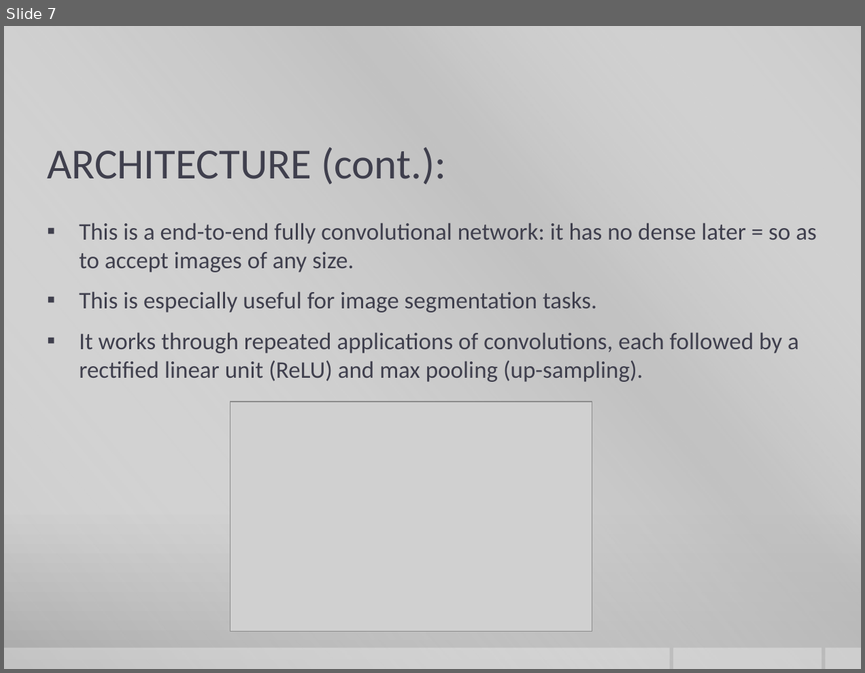
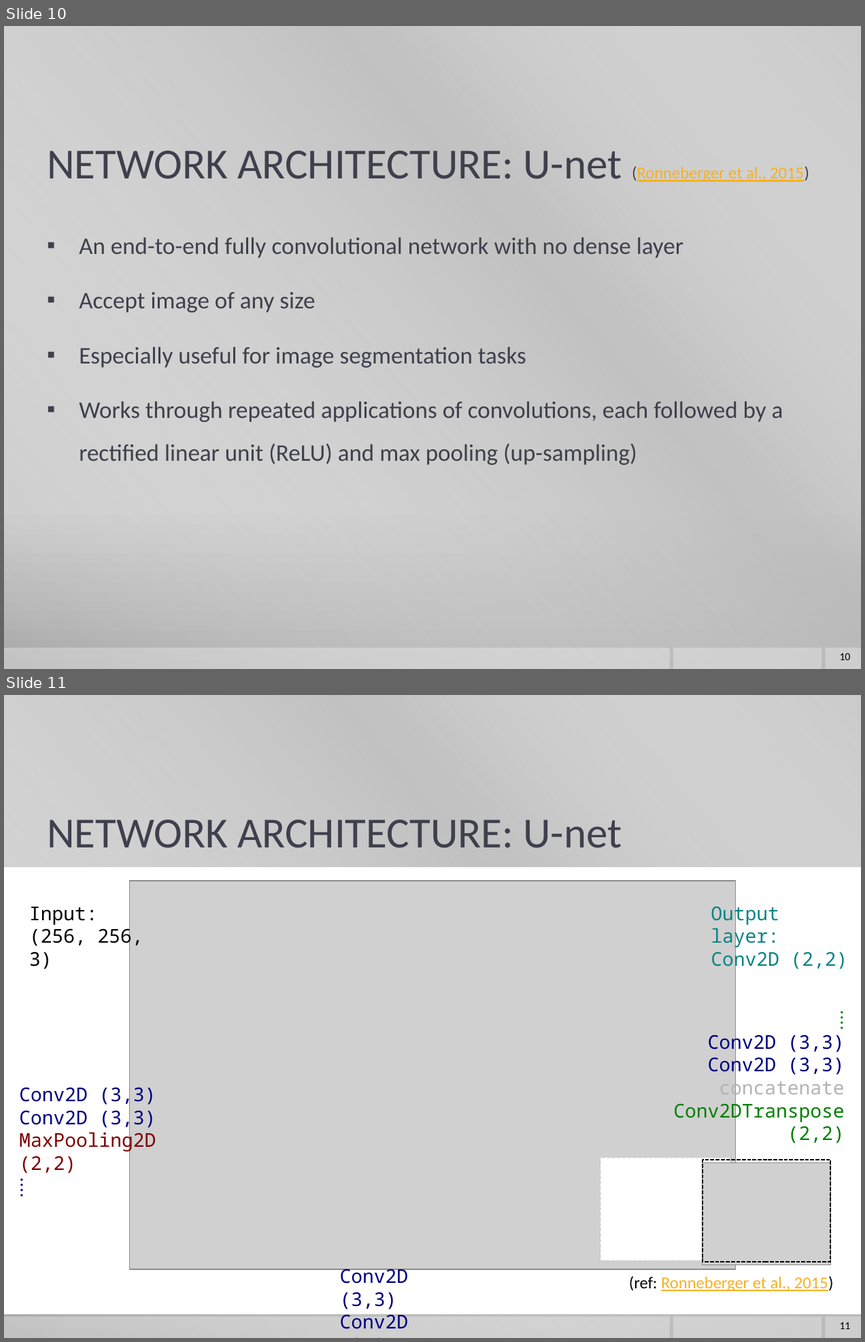
Before and after one commit to yej117/Image_Segmentation_Deep_Learning, a slide deck: IMAGE SEGMENTATION.pptx. Shown one above the other, each under a label of ours: slide 7 before the commit, slides 10 and 11 after it. The pictures are 865x673 and 865x1342 pixels, drawn with LibreOffice and Linux fonts; fonts in the diff are those of the drawing; grey boxes stand for pictures; background and template pictures are left out. Boxes give left, top, right and bottom in pixels: in the first picture for what was removed or moved away, otherwise in the second. Text is boxed around its words. In the diff, an @@ line names an element or a change of style, - is before the commit and + after.

```diff
--- a/IMAGE SEGMENTATION.pptx
+++ b/IMAGE SEGMENTATION.pptx
@@ slide 11 added at (4,695,861,1338), background gradient #CBCBCB to #C8C8C8 to #A7A7A7; not listed: 4 template elements that a slide beside it also shows @@
@@ title added at (47,819,621,848), 36 pt, text #3F3F4D @@
+NETWORK ARCHITECTURE: U-net
@@ rectangle added at (4,868,861,1314), fill #FFFFFF, outline #FFFFFF 1.1 pt @@
@@ picture added at (129,881,735,1269) @@
@@ text added at (29,906,143,969), 16 pt, text #000000 @@
+Input:
+(256, 256, 3)
@@ text added at (711,902,847,970), 16 pt, text #0A8484 @@
+Output layer:
+Conv2D (2,2)
@@ text added at (673,1030,844,1143), 16 pt, text #000080 @@
+⁞
+Conv2D (3,3)
+Conv2D (3,3)
+concatenate
+Conv2DTranspose (2,2)
@@ text added at (19,1083,156,1173), 16 pt, text #000080 @@
+Conv2D (3,3)
+Conv2D (3,3)
+MaxPooling2D (2,2)
+⁞
@@ rectangle added at (601,1157,730,1259), fill #FFFFFF, outline #FFFFFF 1.1 pt dashed @@
@@ picture added at (702,1163,831,1265) @@
@@ rectangle added at (702,1159,831,1261), outline #000000 1.1 pt dashed @@
@@ text added at (340,1265,409,1329), 16 pt, text #000080 @@
+Conv2D (3,3)
+Conv2D (3,3)
@@ text added at (629,1276,834,1291), 14 pt, text #F5B123, underline @@
+(ref: Ronneberger et al., 2015)
@@ page number added at (840,1322,851,1329), 9 pt, text #000000 @@
+11
@@ what was slide 7 is now slide 10 @@
@@ slide 10 changed as well @@
@@ title at (47,150,809,182): text changed @@
-ARCHITECTURE (cont.):
+NETWORK ARCHITECTURE: U-net (Ronneberger et al., 2015)
@@ text at (79,237,783,465): text changed @@
-▪ This is a end-to-end fully convolutional network: it has no dense later = so as to accept images of any size.
-▪ This is especially useful for image segmentation tasks.
-▪ It works through repeated applications of convolutions, each followed by a rectified linear unit (ReLU) and max pooling (up-sampling).
+▪ An end-to-end fully convolutional network with no dense layer
+▪ Accept image of any size
+▪ Especially useful for image segmentation tasks
+▪ Works through repeated applications of convolutions, each followed by a rectified linear unit (ReLU) and max pooling (up-sampling)
@@ picture removed at (230,401,592,631) @@
@@ page number added at (840,652,851,660), 9 pt, text #000000 @@
+10
```
Also in this commit, not shown: 9 other slides changed, 5 other slides added, 3 slides removed.
